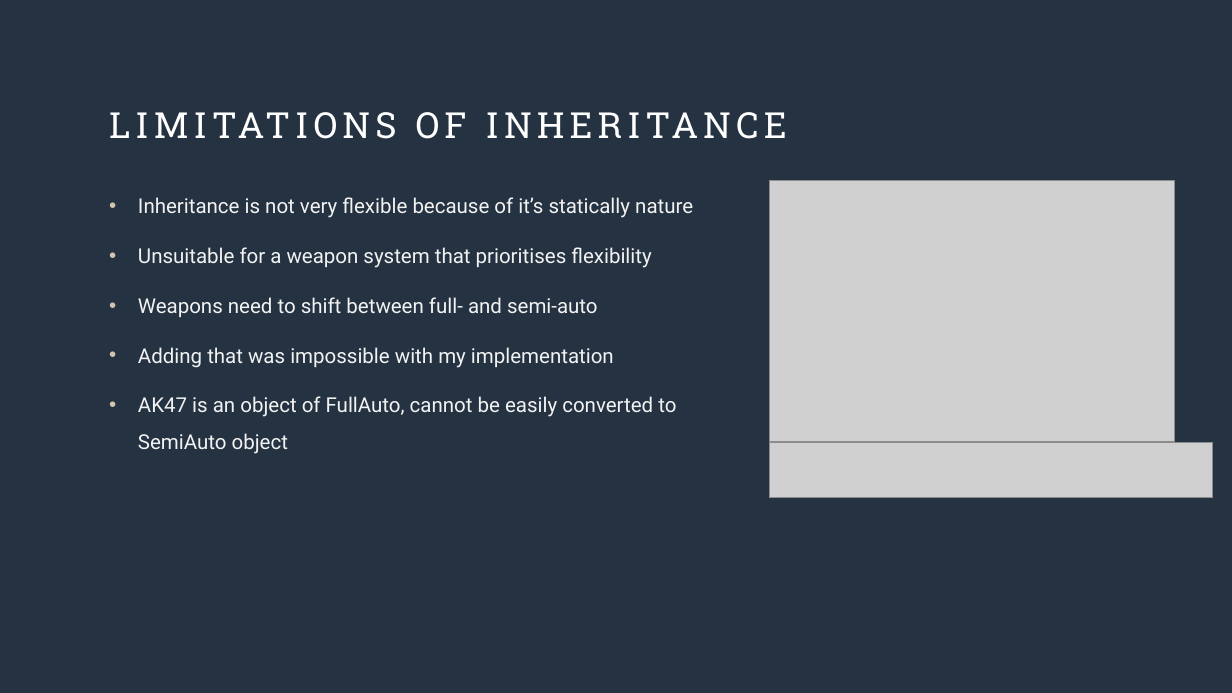
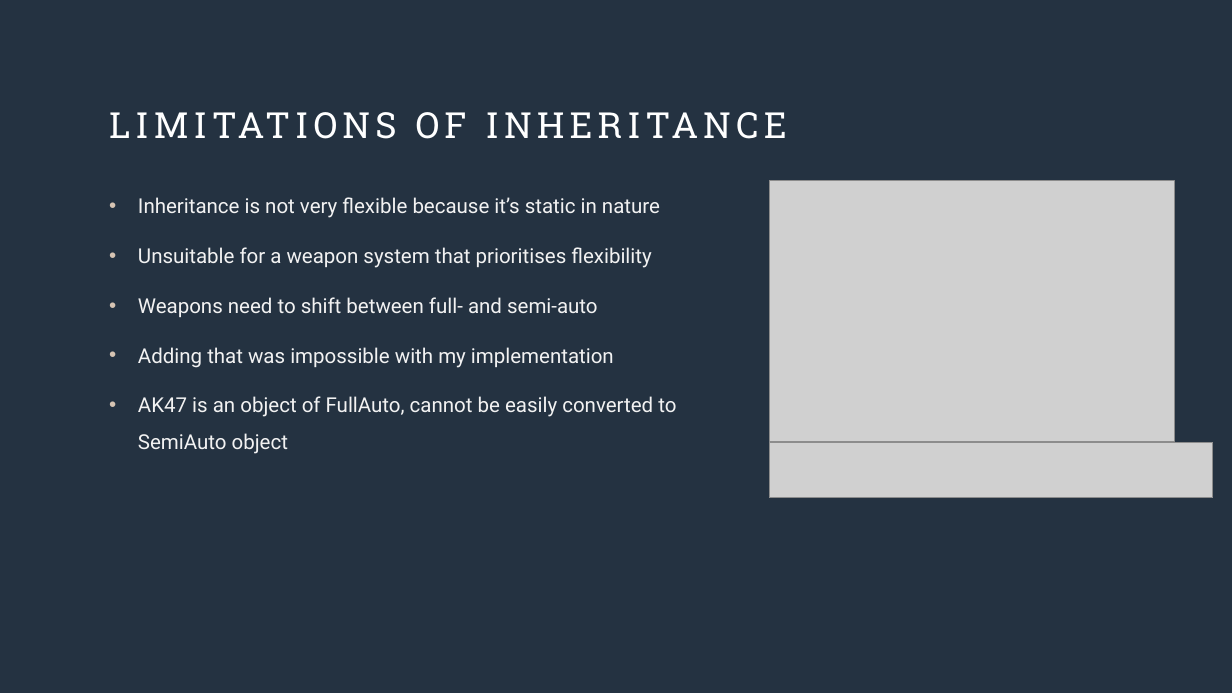
Before and after one commit to 4sela/cs332-assign, a slide deck: slide 6 of _Presentation/Presentation.pptx. Drawn at 1232x693 pixels with LibreOffice and Linux fonts; fonts in the diff are those of the drawing; grey boxes stand for pictures. Boxes give left, top, right and bottom in pixels: in the first picture for what was removed or moved away, otherwise in the second. Text is boxed around its words. In the diff, an @@ line names an element or a change of style, - is before the commit and + after.

```diff
--- a/_Presentation/Presentation.pptx
+++ b/_Presentation/Presentation.pptx
@@ text at (138,197,660,218): text changed @@
-• Inheritance is not very flexible because of it’s statically nature
+• Inheritance is not very flexible because it’s static in nature
```
Also in this commit, not shown: 5 other slides changed.
